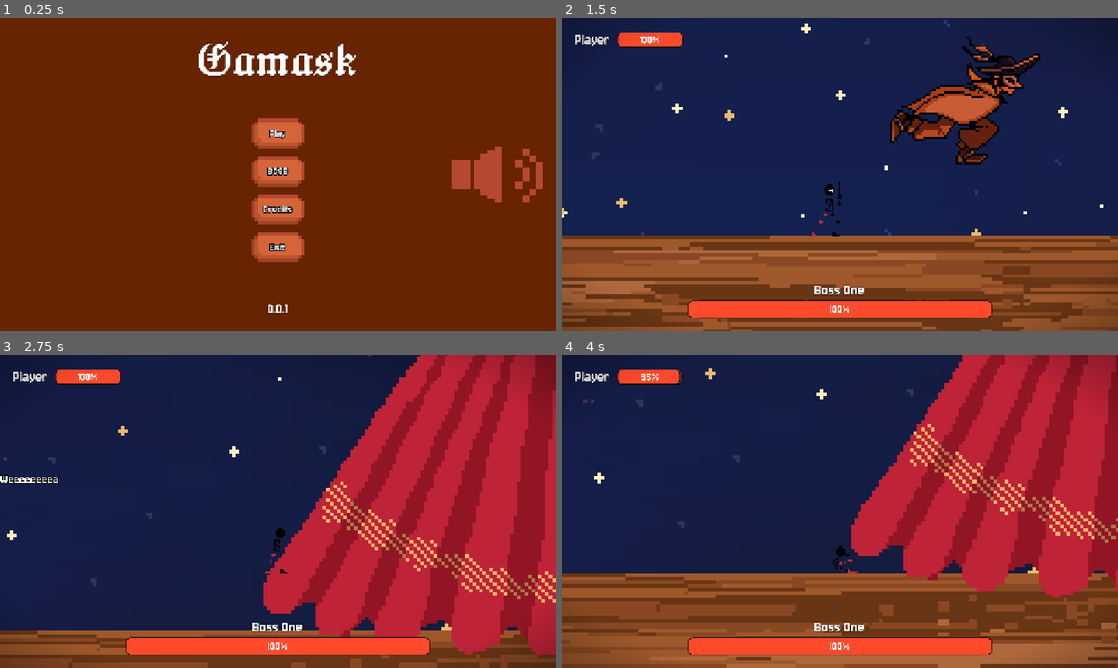
Above: before the commit, frames 1-4 (two rows, left to right).
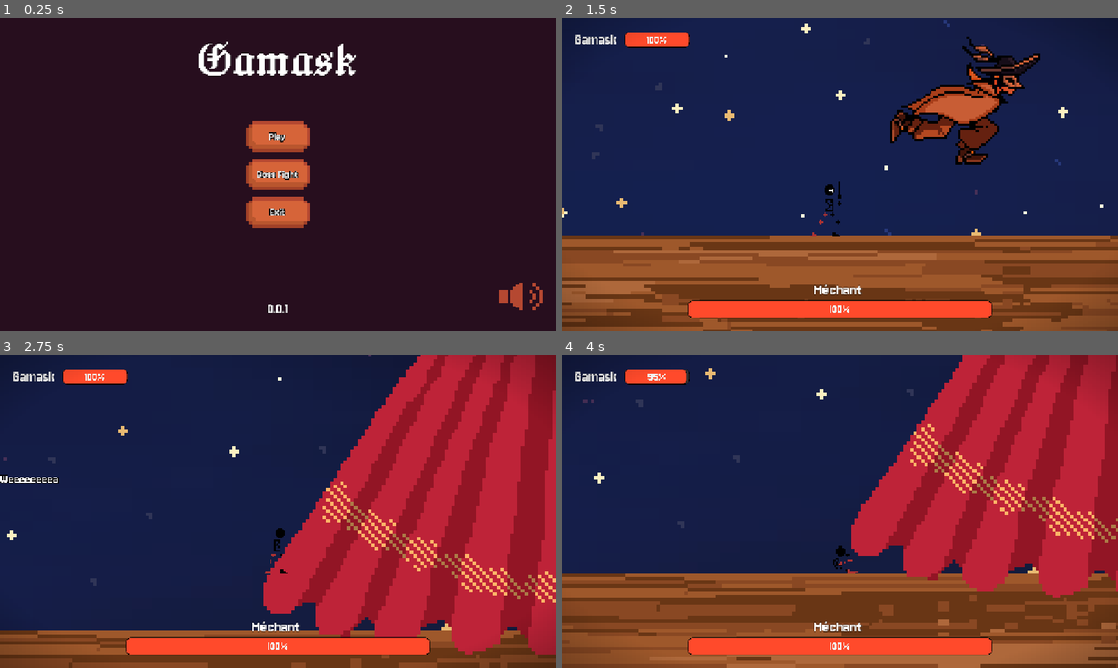
Above: after the commit, the same moments.

Repository: Jeremy-81/GamaBanda
Game: Godot game, scene res://scenes/menu/menu.tscn
Same seed, same stepped clock (60 frames per second), same inputs: the game is played once before the commit and once after it.
Inputs (mouse positions are in pixels of both pictures, inside the frame that each line leads up to):
- Up to frame 1 (0.25 s): no input
- Up to frame 2 (1.5 s): click "BOSS" (after the commit: "Boss Fight") at 0.5 s; move the mouse to (962, 158) at 1.27 s; hold D (go_right) from 1.28 s (still down); click (962, 158) at 1.35 s
- Up to frame 3 (2.75 s): keep holding D (go_right); tap Space (jump) at 1.52, 2.27 s; move the mouse to (166, 527) at 2.02 s; tap Shift (dash) at 2.1 s
- Up to frame 4 (4 s): move the mouse to (895, 442) at 2.77 s; release D (go_right) at 2.78 s; hold A (go_left) 2.78-3.53 s; click (895, 442) at 2.85 s; move the mouse to (812, 574) at 3.52 s; hold D (go_right) from 3.53 s (still down); tap Shift (dash) at 3.6 s; tap Space (jump) at 3.77 s

The runs differ from the first frame. In frame 1, 97% of the frame differs, in the area x 0-100%, y 0-100%; in frame 2, 0.5%; in frame 3, 0.5%; in frame 4, 0.5%.

Commit message:
quick fix before send

Diff:
--- a/scenes/boss_fight.tscn
+++ b/scenes/boss_fight.tscn
@@ -144,6 +144,7 @@
 
 [node name="Player" parent="." unique_id=596732785 instance=ExtResource("2_7ydql")]
 position = Vector2(-1, 498)
+player_name = "Gamask"
 
 [node name="Camera2D" type="Camera2D" parent="." unique_id=1386835362]
 position = Vector2(0, 4)
@@ -155,7 +156,7 @@
 
 [node name="Boss" parent="." unique_id=623795894 node_paths=PackedStringArray("player") instance=ExtResource("3_7ydql")]
 position = Vector2(-1, -27)
-boss_name = "Boss One"
+boss_name = "Méchant "
 hp = 100.0
 player = NodePath("../Player")
 
--- a/scenes/levels/backstage_1/backstage_1.gd
+++ b/scenes/levels/backstage_1/backstage_1.gd
@@ -56,6 +56,7 @@
 			spawn_hand();
 			Engine.time_scale = 0.1;
 			$CanvasLayer/ExtraGUI/DashTutorialLabel.show();
+
 	);
 	dash_tween.tween_interval(0.4);
 	dash_tween.tween_callback(
@@ -79,3 +80,7 @@
 	spawn_dash_tutorial();
 	$DashTutorialArea.queue_free();
 	pass;
+
+
+func _on_button_pressed() -> void:
+	get_tree().change_scene_to_file("res://scenes/boss_fight.tscn")
--- a/scenes/levels/backstage_1/backstage_1.tscn
+++ b/scenes/levels/backstage_1/backstage_1.tscn
@@ -5,7 +5,11 @@
 [ext_resource type="Texture2D" uid="uid://bchj10suhlit2" path="res://assets/level/floor.png" id="3_7k31f"]
 [ext_resource type="Texture2D" uid="uid://brslvtbp3rqb6" path="res://assets/level/frame_off.png" id="4_rlj65"]
 [ext_resource type="Texture2D" uid="uid://56cat0h7lfsa" path="res://assets/level/frame_on.png" id="5_rlj65"]
+[ext_resource type="Theme" uid="uid://duj7cgl0u7wd3" path="res://ressources/theme.tres" id="6_pt1xq"]
 [ext_resource type="PackedScene" uid="uid://bo8pyxkcykbab" path="res://scenes/game_interface.tscn" id="6_xf48k"]
+
+[sub_resource type="LabelSettings" id="LabelSettings_rlj65"]
+font_size = 60
 
 [sub_resource type="Animation" id="Animation_rlj65"]
 length = 0.001
@@ -47,14 +51,52 @@
 [sub_resource type="RectangleShape2D" id="RectangleShape2D_rlj65"]
 size = Vector2(326, 61)
 
-[sub_resource type="LabelSettings" id="LabelSettings_rlj65"]
-font_size = 60
-
 [node name="Backstage1" type="Node" unique_id=192916966]
 script = ExtResource("1_ebnwq")
 
+[node name="CanvasLayer" type="CanvasLayer" parent="." unique_id=1581637307]
+
+[node name="ExtraGUI" type="Control" parent="CanvasLayer" unique_id=1195161210]
+layout_mode = 3
+anchors_preset = 15
+anchor_right = 1.0
+anchor_bottom = 1.0
+grow_horizontal = 2
+grow_vertical = 2
+
+[node name="DashTutorialLabel" type="Label" parent="CanvasLayer/ExtraGUI" unique_id=1741047891]
+visible = false
+layout_mode = 1
+anchors_preset = -1
+anchor_left = 0.3
+anchor_top = 0.2
+anchor_right = 0.7
+anchor_bottom = 0.2
+grow_horizontal = 2
+grow_vertical = 2
+text = "Dash with SHIFT"
+label_settings = SubResource("LabelSettings_rlj65")
+horizontal_alignment = 1
+vertical_alignment = 1
+
+[node name="GoToBoss" type="Button" parent="CanvasLayer" unique_id=262573308]
+visible = false
+z_index = 3
+anchors_preset = 3
+anchor_left = 1.0
+anchor_top = 1.0
+anchor_right = 1.0
+anchor_bottom = 1.0
+offset_left = -138.0
+offset_top = -31.0
+grow_horizontal = 0
+grow_vertical = 0
+theme = ExtResource("6_pt1xq")
+text = "GO TO THE BOSS"
+
 [node name="Player" parent="." unique_id=2105575625 instance=ExtResource("1_q63md")]
 position = Vector2(-5, 377)
+player_name = "Gamask"
 
 [node name="Camera2D" type="Camera2D" parent="." unique_id=1538928803]
 zoom = Vector2(0.75, 0.75)
@@ -112,32 +154,9 @@
 position = Vector2(13, 69.5)
 shape = SubResource("RectangleShape2D_rlj65")
 
-[node name="CanvasLayer" type="CanvasLayer" parent="." unique_id=1581637307]
-
-[node name="ExtraGUI" type="Control" parent="CanvasLayer" unique_id=1195161210]
-layout_mode = 3
-anchors_preset = 15
-anchor_right = 1.0
-anchor_bottom = 1.0
-grow_horizontal = 2
-grow_vertical = 2
-
-[node name="DashTutorialLabel" type="Label" parent="CanvasLayer/ExtraGUI" unique_id=1741047891]
-visible = false
-layout_mode = 1
-anchors_preset = -1
-anchor_left = 0.3
-anchor_top = 0.2
-anchor_right = 0.7
-anchor_bottom = 0.2
-grow_horizontal = 2
-grow_vertical = 2
-text = "Dash with SHIFT"
-label_settings = SubResource("LabelSettings_rlj65")
-horizontal_alignment = 1
-vertical_alignment = 1
 [node name="GameInterface" parent="." unique_id=1587630800 node_paths=PackedStringArray("player") instance=ExtResource("6_xf48k")]
 player = NodePath("../Player")
 
+[connection signal="pressed" from="CanvasLayer/GoToBoss" to="." method="_on_button_pressed"]
 [connection signal="timeout" from="HandFallTimer" to="." method="_on_hand_fall_timer_timeout"]
 [connection signal="area_entered" from="DashTutorialArea" to="." method="_on_dash_tutorial_area_area_entered"]
--- a/scenes/menu/menu.tscn
+++ b/scenes/menu/menu.tscn
@@ -3,6 +3,7 @@
 [ext_resource type="Theme" uid="uid://duj7cgl0u7wd3" path="res://ressources/theme.tres" id="1_klgdb"]
 [ext_resource type="Script" uid="uid://dsw7v56tqh14n" path="res://scenes/menu/menu.gd" id="2_mcvr8"]
 [ext_resource type="Texture2D" uid="uid://cqdfvbsup22tp" path="res://assets/options/sound-on.png" id="3_e0arn"]
+[ext_resource type="FontFile" uid="uid://chla6mhf6wpl0" path="res://assets/fonts/Jersey_10/Jersey10-Regular.ttf" id="4_037ec"]
 
 [node name="Menu" type="Control" unique_id=2033538670]
 layout_mode = 3
@@ -21,7 +22,7 @@
 anchor_bottom = 1.0
 grow_horizontal = 2
 grow_vertical = 2
-color = Color(0.41000164, 0.13758367, 0.0033579622, 1)
+color = Color(0.15294118, 0.05490196, 0.11764706, 1)
 
 [node name="MarginContainer" type="MarginContainer" parent="." unique_id=74678415]
 layout_mode = 1
@@ -71,12 +72,13 @@
 size_flags_vertical = 6
 text = "Play"
 
-[node name="Play2" type="Button" parent="MarginContainer/MenuContainer/VBoxContainer/VBoxContainer" unique_id=1354137266]
+[node name="BossFight" type="Button" parent="MarginContainer/MenuContainer/VBoxContainer/VBoxContainer" unique_id=1354137266]
 layout_mode = 2
 size_flags_vertical = 6
-text = "BOSS"
+text = "Boss Fight"
 
 [node name="Credits" type="Button" parent="MarginContainer/MenuContainer/VBoxContainer/VBoxContainer" unique_id=491111347]
+visible = false
 layout_mode = 2
 size_flags_vertical = 6
 text = "Credits"
@@ -95,13 +97,17 @@
 [node name="VBoxContainer3" type="VBoxContainer" parent="MarginContainer/MenuContainer" unique_id=374874377]
 layout_mode = 2
 size_flags_horizontal = 10
+size_flags_vertical = 8
 alignment = 1
 
 [node name="SoundButton" type="TextureButton" parent="MarginContainer/MenuContainer/VBoxContainer3" unique_id=1029381544]
 unique_name_in_owner = true
-custom_minimum_size = Vector2(70, 70)
+custom_minimum_size = Vector2(100, 100)
 layout_mode = 2
+size_flags_horizontal = 4
+size_flags_vertical = 4
 texture_normal = ExtResource("3_e0arn")
+ignore_texture_size = true
 stretch_mode = 5
 
 [node name="CreditsContainer" type="VBoxContainer" parent="MarginContainer" unique_id=2069487974]
@@ -121,12 +127,15 @@
 anchor_bottom = 1.0
 grow_horizontal = 2
 grow_vertical = 2
-text = "Gamask
-
-Game makers :
-- Jonh F
+theme_override_fonts/normal_font = ExtResource("4_037ec")
+theme_override_font_sizes/normal_font_size = 30
+bbcode_enabled = true
+text = "Art :
 - Ariel
 - Memi
+
+Code :
+- Jonh F
 - Zoriko"
 horizontal_alignment = 1
 vertical_alignment = 1
@@ -138,7 +147,7 @@
 text = "Back"
 
 [connection signal="pressed" from="MarginContainer/MenuContainer/VBoxContainer/VBoxContainer/Play" to="." method="_on_play_pressed"]
-[connection signal="pressed" from="MarginContainer/MenuContainer/VBoxContainer/VBoxContainer/Play2" to="." method="_on_play_2_pressed"]
+[connection signal="pressed" from="MarginContainer/MenuContainer/VBoxContainer/VBoxContainer/BossFight" to="." method="_on_play_2_pressed"]
 [connection signal="pressed" from="MarginContainer/MenuContainer/VBoxContainer/VBoxContainer/Credits" to="." method="_on_credits_pressed"]
 [connection signal="pressed" from="MarginContainer/MenuContainer/VBoxContainer/VBoxContainer/Exit" to="." method="_on_exit_pressed"]
 [connection signal="pressed" from="MarginContainer/MenuContainer/VBoxContainer3/SoundButton" to="." method="_on_texture_button_pressed"]
